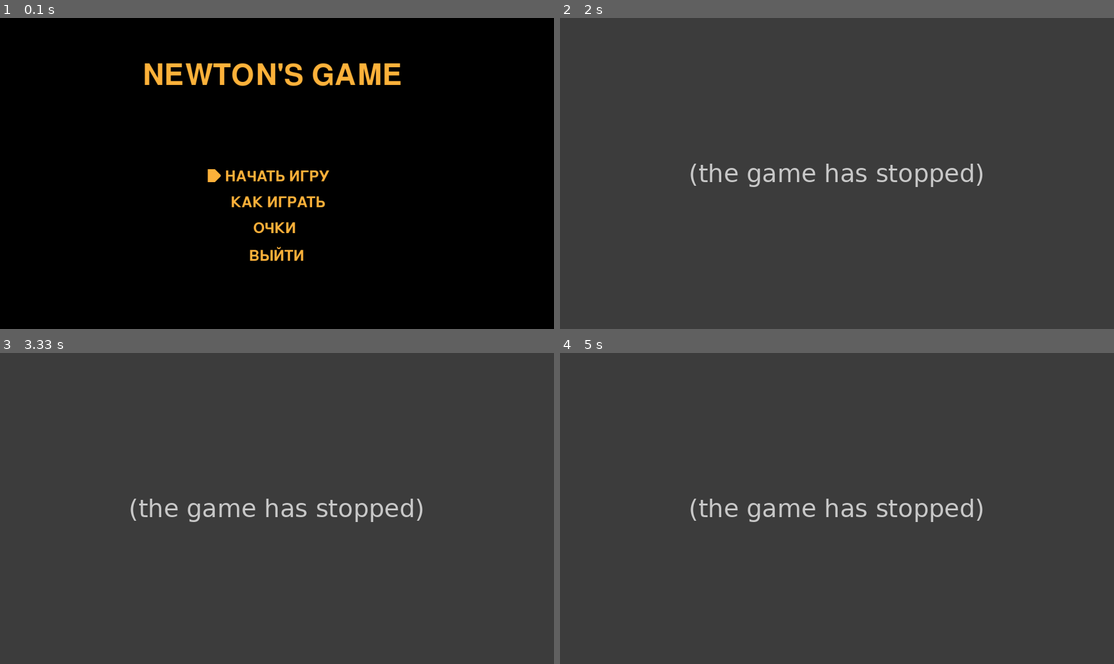
Above: before the commit, frames 1-4 (two rows, left to right).
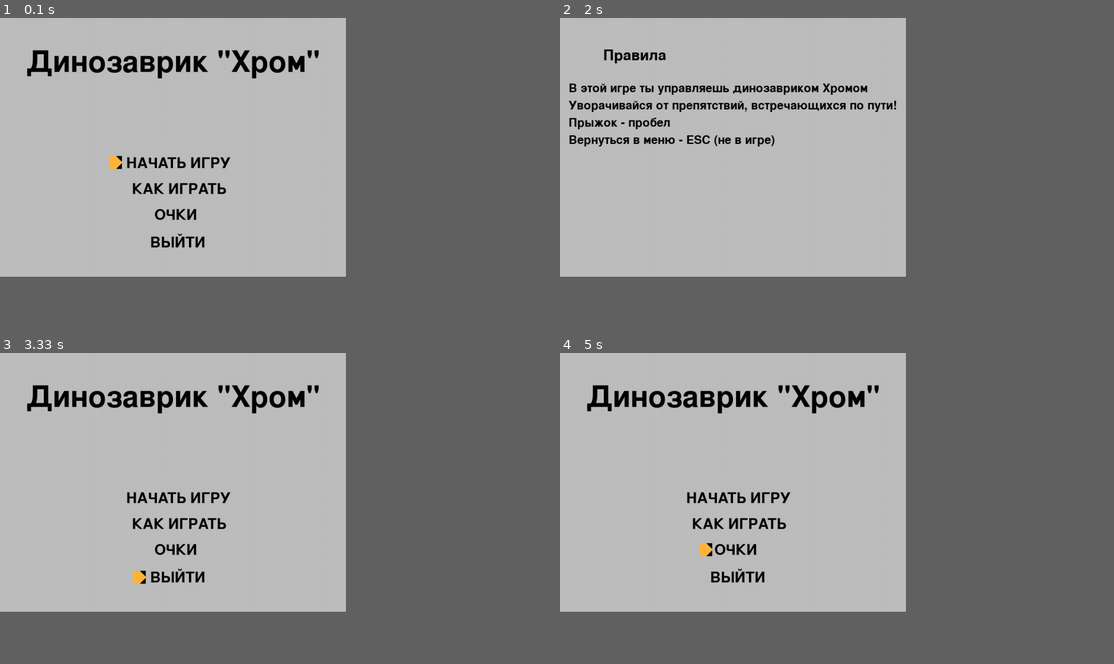
Above: after the commit, the same moments.

Repository: Max19970/pygame-project
Game: pygame game, started from start_screen.py
Two runs of this game, one before a commit and one after it. Both use one fixed random seed, a clock stepped at 60 frames per second and the inputs below.
Inputs:
- Up to frame 1 (0.1 s): no input
- Up to frame 2 (2 s): hold Esc 0.33-0.8 s; hold Up 0.33-0.8 s; hold Down 1.33-1.8 s; tap Enter at 1.83 s
- Up to frame 3 (3.33 s): hold Esc 2.57-2.93 s; hold Down 2.57-2.93 s; hold Down from 2.97 s (still down)
- Up to frame 4 (5 s): release Down at 3.33 s; hold Up 3.37-3.67 s; hold Down 3.7-4 s; hold Up 4.03-4.4 s; hold Down 4.43-4.8 s; hold Up from 4.83 s (still down)
In our replay, the window is 900x506 before the commit and 562x421 after it. These sizes can differ from the game's own. Grey fills any space a smaller window leaves; there, only what the larger window draws over its background counts as a difference.

The runs differ from the first frame. In frame 1, 51% of the frame differs, in the area x 0-73%, y 0-84%; in frame 2, 51%; in frame 3, 51%; in frame 4, 51%, in the area x 0-77%, y 0-84%.
Before the commit the program exited at 1.83 s; later frames show no game.

Commit message:
Update start_screen.py
Full start screen

Diff:
--- a/start_screen.py
+++ b/start_screen.py
@@ -1,4 +1,7 @@
-import pygame, sys, os
+import os
+import pygame
+import sys
+import sqlite3
 
 
 FPS = 60
@@ -23,28 +26,30 @@
 
 def draw_text(screen):
     font = pygame.font.Font(None, 50)
-    logo = pygame.font.Font(None, 100).render("NEWTON'S GAME", True, pygame.Color('#ffb43c'))
-    new_game = font.render('НАЧАТЬ ИГРУ', True, pygame.Color('#ffb43c'))
-    rules = font.render('КАК ИГРАТЬ', True, pygame.Color('#ffb43c'))
-    scores = font.render('ОЧКИ', True, pygame.Color('#ffb43c'))
-    exit = font.render('ВЫЙТИ', True, pygame.Color('#ffb43c'))
-    screen.blit(logo, (330, 100, 300, 500))
-    screen.blit(new_game, (520, 350, 500, 500))
-    screen.blit(rules, (533, 410, 500, 500))
-    screen.blit(scores, (585, 470, 500, 500))
-    screen.blit(exit, (575, 530, 500, 500))
+    logo = pygame.font.Font(None, 100).render('Динозаврик "Хром"', True, pygame.Color('black'))
+    new_game = font.render('НАЧАТЬ ИГРУ', True, pygame.Color('black'))
+    rules = font.render('КАК ИГРАТЬ', True, pygame.Color('black'))
+    scores = font.render('ОЧКИ', True, pygame.Color('black'))
+    exit = font.render('ВЫЙТИ', True, pygame.Color('black'))
+    screen.blit(logo, (60, 70, 300, 200))
+    screen.blit(new_game, (292, 320, 500, 500))
+    screen.blit(rules, (305, 380, 100, 100))
+    screen.blit(scores, (357, 440, 500, 500))
+    screen.blit(exit, (347, 500, 500, 500))
 
 
 def main_menu(size):
     width, height = size
     screen = pygame.display.set_mode(size)
-    background = pygame.Color('black')
+    background = pygame.Color('grey')
     screen.fill(background)
 
     clock = pygame.time.Clock()
-    pygame.display.set_caption("Newton's Game")
+    pygame.display.set_caption('Динозаврик "Хром"')
     all_sprites = pygame.sprite.Group()
     arrow = Choice_arrow(all_sprites)
+    rules_show = False
+    leaderboard_show = False
 
     while True:
         for event in pygame.event.get():
@@ -61,54 +66,103 @@
                         pygame.quit()
                         sys.exit()
                     elif arrow.choice == 1:
-                        # вывести текст с правилами в этом же окне
+                        leaderboard_show = True
+                        arrow.block = True
                         pass
+                    elif arrow.choice == 2:
+                        rules_show = True
+                        arrow.block = True
                     else:
                         pass
                         return
-        screen.fill(background)
-        draw_text(screen)
-        all_sprites.draw(screen)
-        all_sprites.update()
+                elif event.key == pygame.K_ESCAPE:
+                    if rules_show:
+                        rules_show = False
+                        arrow.block = False
+                    elif leaderboard_show:
+                        leaderboard_show = False
+                        arrow.block = False
+        if rules_show:
+            screen.blit(rules(), (0, 0, 800, 600))
+        elif leaderboard_show:
+            screen.blit(leaderboard(), (0, 0, 800, 600))
+        else:
+            screen.fill(background)
+            draw_text(screen)
+            all_sprites.draw(screen)
+            all_sprites.update()
         pygame.display.flip()
         clock.tick(FPS)
+
+
+def rules():
+    rules = ['В этой игре ты управляешь динозавриком Хромом',
+             'Уворачивайся от препятствий, встречающихся по пути!',
+             'Прыжок - пробел',
+             'Вернуться в меню - ESC (не в игре)']
+    rules_screen = pygame.Surface((800, 600))
+    rules_screen.fill(pygame.Color('grey'))
+    font = pygame.font.Font(None, 40)
+    logo = pygame.font.Font(None, 50).render('Правила', True, pygame.Color('black'))
+    rules_screen.blit(logo, (100, 70, 300, 300))
+    for rule in rules:
+        rules_screen.blit(font.render(rule, True, pygame.Color('black')),
+                          (20, 150 + 40 * rules.index(rule), 560, 60))
+    return rules_screen
+
+
+def leaderboard():
+    lb_screen = pygame.Surface((800, 600))
+    lb_screen.fill(pygame.Color('grey'))
+    con = sqlite3.connect('data/leaderboard.sqlite')
+    cur = con.cursor()
+    players = cur.execute("""SELECT * FROM scores""").fetchall()
+    con.close()
+    font = pygame.font.Font(None, 40)
+    logo = pygame.font.Font(None, 50).render('Таблица лидеров', True, pygame.Color('black'))
+    lb_screen.blit(logo, (100, 70, 300, 300))
+    for player in players:
+        lb_screen.blit(font.render(f'{player[0]}. {player[1]}   -   {player[2]}', True, pygame.Color('black')),
+                          (240, 150 + 40 * players.index(player), 560, 60))
+    return lb_screen
 
 
 class Choice_arrow(pygame.sprite.Sprite):
     def __init__(self, all_sprites):
         super().__init__(all_sprites)
         self.image = pygame.transform.scale(load_image('arrow.png'), (30, 30))
-        self.rect = self.image.get_rect().move(480, 350)
+        self.rect = self.image.get_rect().move(252, 320)
         self.choice = 3
+        self.block = False
 
     def move(self, direction):
-        if direction == 'up':
-            if self.choice != 3:
-                self.choice += 1
-        elif direction == 'down':
-            if self.choice != 0:
-                self.choice -= 1
+        if not self.block:
+            if direction == 'up':
+                if self.choice != 3:
+                    self.choice += 1
+            elif direction == 'down':
+                if self.choice != 0:
+                    self.choice -= 1
 
-        self.rect = self.rect.move(-self.rect.x, -self.rect.y)
-        if self.choice == 0:
-            self.rect.x = 535
-            self.rect.y = 535
-        elif self.choice == 1:
-            self.rect.x = 550
-            self.rect.y = 471
-        elif self.choice == 2:
-            self.rect.x = 495
-            self.rect.y = 410
-        elif self.choice == 3:
-            self.rect.x = 480
-            self.rect.y = 350
-        print(self.choice)
+            self.rect = self.rect.move(-self.rect.x, -self.rect.y)
+            if self.choice == 0:
+                self.rect.x = 307
+                self.rect.y = 505
+            elif self.choice == 1:
+                self.rect.x = 322
+                self.rect.y = 441
+            elif self.choice == 2:
+                self.rect.x = 267
+                self.rect.y = 380
+            elif self.choice == 3:
+                self.rect.x = 252
+                self.rect.y = 320
 
 
 def main():
     pygame.init()
     pygame.display.init()
-    size = width, height = 1280, 720
+    size = 800, 600
 
     main_menu(size)
 
